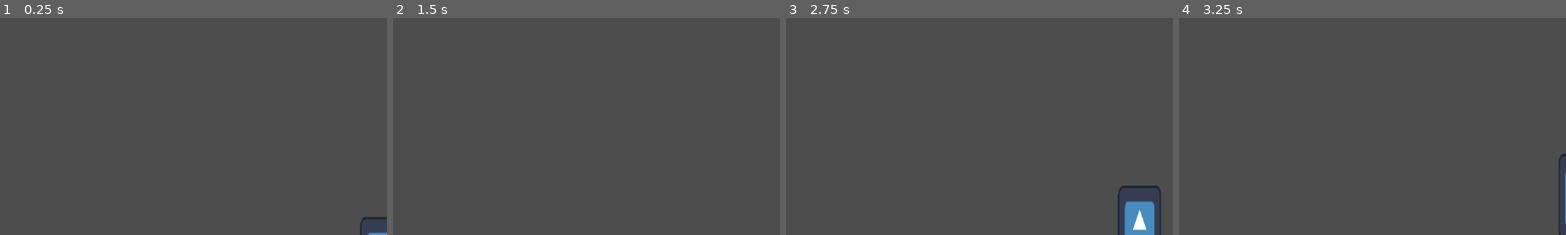
Above: before the commit, frames 1-4 (left to right).
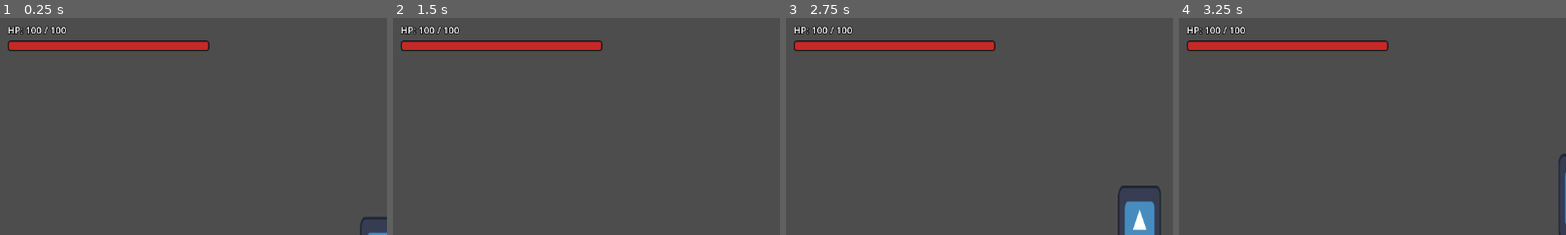
Above: after the commit, the same moments.

Repository: hikarirainbow/New-Project
Game: Godot game, scene res://scenes/levels/sandbox_level.tscn
Two runs of this game, one before a commit and one after it. Both use one fixed random seed, a clock stepped at 60 frames per second and the inputs below. The engine's default icon, where the game draws it, is replaced by a stand-in: a white triangle on a blue panel in a dark square.
Inputs:
- Up to frame 1 (0.25 s): no input
- Up to frame 2 (1.5 s): hold D (move_right) from 0.53 s (still down); tap Space (jump) at 0.77 s
- Up to frame 3 (2.75 s): tap Space (jump) at 1.52 s; release D (move_right) at 2.03 s; hold A (move_left) from 2.03 s (still down)
- Up to frame 4 (3.25 s): release A (move_left) at 2.78 s; hold D (move_right) from 2.78 s (still down); tap Space (jump) at 3.02 s
The pictures show only the part of the screen within x 1-51%, y 2-52%; the shares and areas given below are measured in that part.

The runs differ from the first frame. In frame 1, 2.9% of the frame differs, in the area x 2-55%, y 3-16%; in frame 2, 2.9%; in frame 3, 2.9%; in frame 4, 2.9%.

Commit message:
feat: add GUI HUD health bar connected to Player HP signals

Diff:
--- a/scenes/levels/sandbox_level.tscn
+++ b/scenes/levels/sandbox_level.tscn
@@ -1,6 +1,7 @@
-[gd_scene format=3 uid="uid://d1h7h8d3p3"]
+[gd_scene load_steps=5 format=3 uid="uid://d1h7h8d3p3"]
 
 [ext_resource type="PackedScene" uid="uid://c1y7h8d3p2" path="res://scenes/player/player.tscn" id="1_player_tscn"]
+[ext_resource type="PackedScene" uid="uid://d1u7h8d3p4" path="res://scenes/ui/hud.tscn" id="2_hud_tscn"]
 
 [sub_resource type="RectangleShape2D" id="RectangleShape2D_ground"]
 size = Vector2(1200, 40)
@@ -9,6 +10,8 @@
 size = Vector2(40, 400)
 
 [node name="SandboxLevel" type="Node2D"]
+
+[node name="HUD" parent="." instance=ExtResource("2_hud_tscn")]
 
 [node name="Player" parent="." instance=ExtResource("1_player_tscn")]
 position = Vector2(600, 300)
--- a/scenes/player/player.gd
+++ b/scenes/player/player.gd
@@ -21,6 +21,9 @@
 # Tín hiệu phát đi khi máu thay đổi hoặc khi chết
 signal health_changed(new_health)
 signal player_defeated
+
+func _ready():
+	add_to_group("player")
 
 func _physics_process(delta):
 	match current_state:
--- /dev/null
+++ b/scenes/ui/hud.gd
@@ -0,0 +1,37 @@
+extends CanvasLayer
+
+@onready var health_bar = $Control/MarginContainer/VBoxContainer/HealthBar
+@onready var health_label = $Control/MarginContainer/VBoxContainer/HealthLabel
+
+func _ready():
+	# Đợi một frame để chắc chắn rằng Player đã được khởi tạo trong Scene Tree
+	await get_tree().process_frame
+
+	# Tìm nhân vật Player trong group "player"
+	var player = get_tree().get_first_node_in_group("player")
+	if player:
+		setup_player(player)
+	else:
+		print("HUD: Không tìm thấy Player trong scene!")
+
+# Thiết lập giá trị ban đầu cho thanh máu và kết nối Signal
+func setup_player(player):
+	health_bar.max_value = player.max_health
+	health_bar.value = player.current_health
+	update_label(player.current_health, player.max_health)
+
+	# Kết nối tín hiệu thay đổi máu từ Player để cập nhật UI
+	player.health_changed.connect(_on_player_health_changed)
+
+# Xử lý sự kiện khi máu Player thay đổi (nhận sát thương hoặc hồi máu)
+func _on_player_health_changed(new_health):
+	var player = get_tree().get_first_node_in_group("player")
+	if player:
+		# Sử dụng Tween để làm mượt chuyển động rút máu của thanh UI (tăng trải nghiệm cao cấp)
+		var tween = create_tween()
+		tween.tween_property(health_bar, "value", new_health, 0.25).set_trans(Tween.TRANS_SINE).set_ease(Tween.EASE_OUT)
+		update_label(new_health, player.max_health)
+
+# Cập nhật text hiển thị số lượng máu HP: X / Y
+func update_label(current, maximum):
+	health_label.text = "HP: %d / %d" % [current, maximum]
--- /dev/null
+++ b/scenes/ui/hud.tscn
@@ -0,0 +1,65 @@
+[gd_scene load_steps=5 format=3 uid="uid://d1u7h8d3p4"]
+
+[ext_resource type="Script" path="res://scenes/ui/hud.gd" id="1_hud_gd"]
+
+[sub_resource type="StyleBoxFlat" id="StyleBoxFlat_bg"]
+bg_color = Color(0.14902, 0.0509804, 0.0509804, 0.588235)
+border_width_left = 2
+border_width_top = 2
+border_width_right = 2
+border_width_bottom = 2
+border_color = Color(0.0980392, 0.0980392, 0.0980392, 1)
+corner_radius_top_left = 4
+corner_radius_top_right = 4
+corner_radius_bottom_right = 4
+corner_radius_bottom_left = 4
+
+[sub_resource type="StyleBoxFlat" id="StyleBoxFlat_fill"]
+bg_color = Color(0.8, 0.14902, 0.14902, 1)
+border_width_left = 2
+border_width_top = 2
+border_width_right = 2
+border_width_bottom = 2
+border_color = Color(0.0980392, 0.0980392, 0.0980392, 0)
+corner_radius_top_left = 4
+corner_radius_top_right = 4
+corner_radius_bottom_right = 4
+corner_radius_bottom_left = 4
+
+[node name="HUD" type="CanvasLayer"]
+script = ExtResource("1_hud_gd")
+
+[node name="Control" type="Control" parent="."]
+layout_mode = 3
+anchors_preset = 15
+anchor_right = 1.0
+anchor_bottom = 1.0
+grow_horizontal = 2
+grow_vertical = 2
+mouse_filter = 2
+
+[node name="MarginContainer" type="MarginContainer" parent="Control"]
+layout_mode = 0
+offset_left = 20.0
+offset_top = 20.0
+offset_right = 320.0
+offset_bottom = 90.0
+
+[node name="VBoxContainer" type="VBoxContainer" parent="Control/MarginContainer"]
+layout_mode = 2
+theme_override_constants/separation = 5
+
+[node name="HealthLabel" type="Label" parent="Control/MarginContainer/VBoxContainer"]
+layout_mode = 2
+theme_override_colors/font_outline_color = Color(0, 0, 0, 1)
+theme_override_constants/outline_size = 4
+theme_override_font_sizes/font_size = 14
+text = "HP: 100 / 100"
+
+[node name="HealthBar" type="ProgressBar" parent="Control/MarginContainer/VBoxContainer"]
+custom_minimum_size = Vector2(0, 16)
+layout_mode = 2
+theme_override_styles/background = SubResource("StyleBoxFlat_bg")
+theme_override_styles/fill = SubResource("StyleBoxFlat_fill")
+value = 100.0
+show_percentage = false
